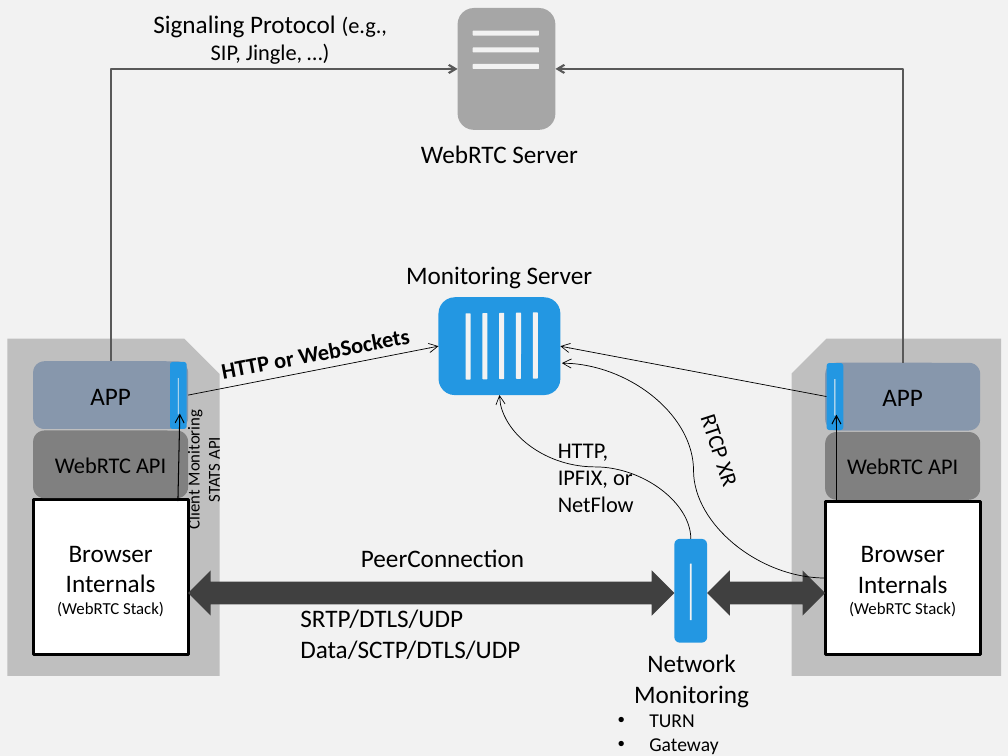
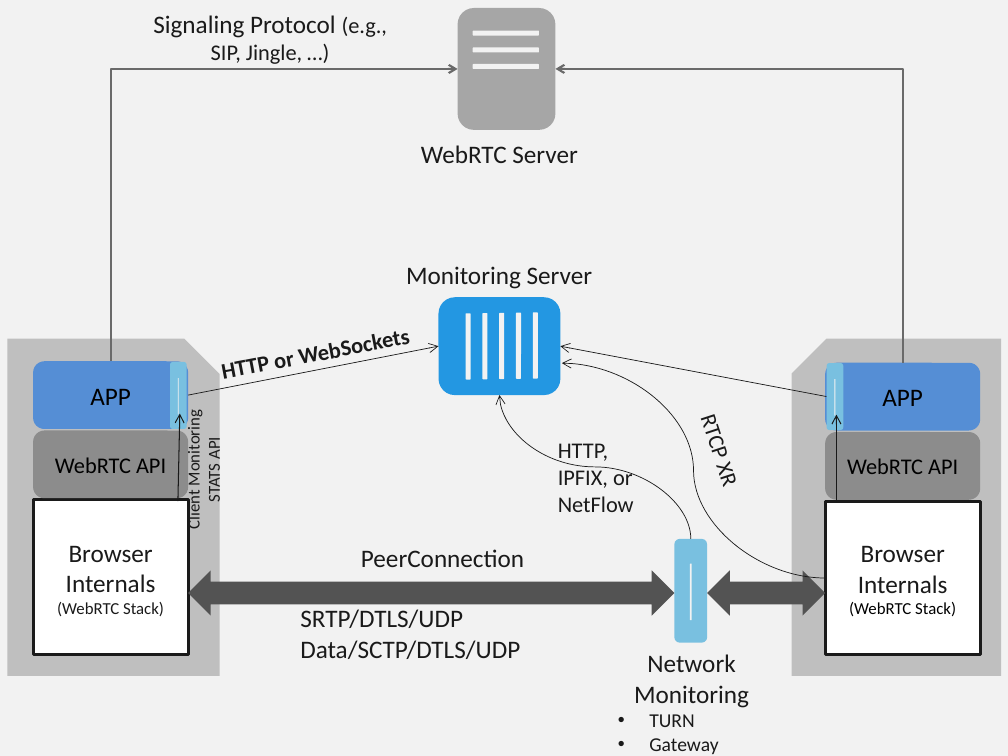
Before and after one commit to vr000m/PhD-thesis, a slide deck: slide 14 of graphs/source/chap5-src.pptx. Drawn at 1008x756 pixels with LibreOffice and Linux fonts; fonts in the diff are those of the drawing. Boxes give left, top, right and bottom in pixels: in the first picture for what was removed or moved away, otherwise in the second. Text is boxed around its words. In the diff, an @@ line names an element or a change of style, - is before the commit and + after.

```diff
--- a/graphs/source/chap5-src.pptx
+++ b/graphs/source/chap5-src.pptx
@@ elbow arrow (111, 361) - (458, 69): stroke #595959 1.5 pt to #6A6A6A 1.5 pt @@
@@ elbow arrow (903, 363) - (555, 69): stroke #595959 1.5 pt to #6A6A6A 1.5 pt @@
@@ arrow (188, 395) - (438, 346): stroke #000000 0.5 pt to #1A1A1A 0.5 pt @@
@@ arrow (827, 396) - (560, 346): stroke #000000 0.5 pt to #1A1A1A 0.5 pt @@
@@ rounded rectangle "APP" at [33,361,188,428]: fill #8797AC to #558ED5 @@
@@ curved arrow (826, 578) - (561, 363): stroke #000000 0.5 pt to #1A1A1A 0.5 pt @@
@@ text colour #000000 to #1A1A1A in 9 elements at [421,145,577,163], [153,15,387,64], [300,549,524,659], [634,654,749,754], [184,417,224,528], [406,266,593,289], [223,356,271,384], [558,443,634,512], [694,421,732,457] @@
@@ rounded rectangle "APP" at [826,363,981,430]: fill #8797AC to #558ED5 @@
@@ fill #2397E2 to #79C0E0 in 3 elements at [674,539,708,643], [170,362,186,428], [827,363,843,429] @@
@@ arrow (178, 501) - (179, 413): stroke #000000 0.75 pt to #191919 0.75 pt @@
@@ curved arrow (690, 539) - (499, 395): stroke #000000 0.5 pt to #1A1A1A 0.5 pt @@
@@ arrow (837, 502) - (837, 414): stroke #000000 0.75 pt to #191919 0.75 pt @@
@@ rounded rectangle "WebRTC API" at [33,430,188,498]: fill #808080 to #8C8C8C @@
@@ rounded rectangle "WebRTC API" at [826,432,981,500]: fill #808080 to #8C8C8C @@
@@ rectangle "Browser Internals" at [33,500,188,655]: text colour #000000 to #1A1A1A; outline #000000 2 pt to #1A1A1A 2 pt @@
@@ rectangle "Browser Internals (WebRTC Stack)" at [826,501,981,654]: text colour #000000 to #1A1A1A in "Browser Internals"; outline #000000 2 pt to #1A1A1A 2 pt @@
@@ left right arrow at [188,571,674,616]: fill #404040 to #535353 @@
@@ left right arrow at [708,571,826,616]: fill #404040 to #535353 @@
```
Also in this commit, not shown: 14 other slides changed, 1 other file.
